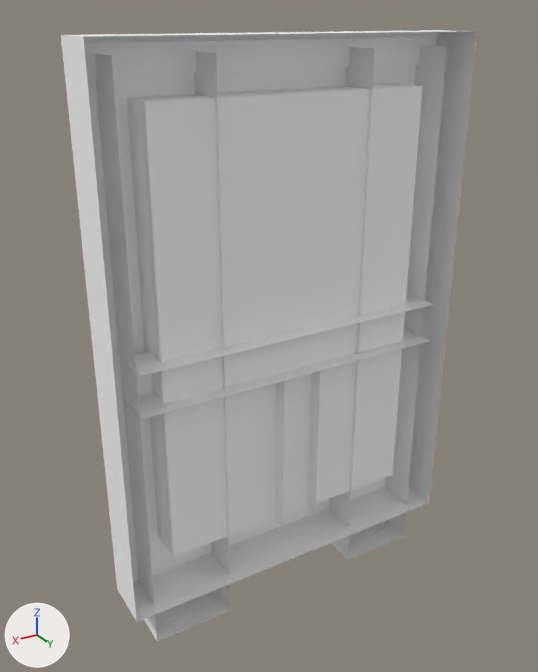
An edit to the glTF model assets/synty/simple_fantasy_interiors/models/SM_Env_Window_05.glb, drawn before and after from the same camera.
Camera for both pictures: a camera (50 mm lens) standing at (0.0159, 0.0238, 0.0237) and looking at (0.0005, -0.002, 0.0108). Every picture has the same lights, and +X, +Y and +Z are marked at lower left.

Script lines for the objects in view, before the commit:
```python
mat_lambert1 = principled_material('lambert1')
mat_lambert1.base_color = (1.0, 1.0, 1.0)  # white #ffffff
mat_lambert1.roughness = 0.553
me_mesh = bpy.data.meshes.new('Mesh')
me_mesh.from_pydata(...)  # 80 vertices, 98 faces; spans x -0.0082..0.0082, y -0.0032..0.0, z -0.0021..0.0231
me_mesh.materials.append(mat_lambert1)  # white #ffffff
ob_sm_env_window_05 = bpy.data.objects.new('SM_Env_Window_05', me_mesh)
ob_sm_env_window_05.location = (0.0, 0.0, 0.0)
```
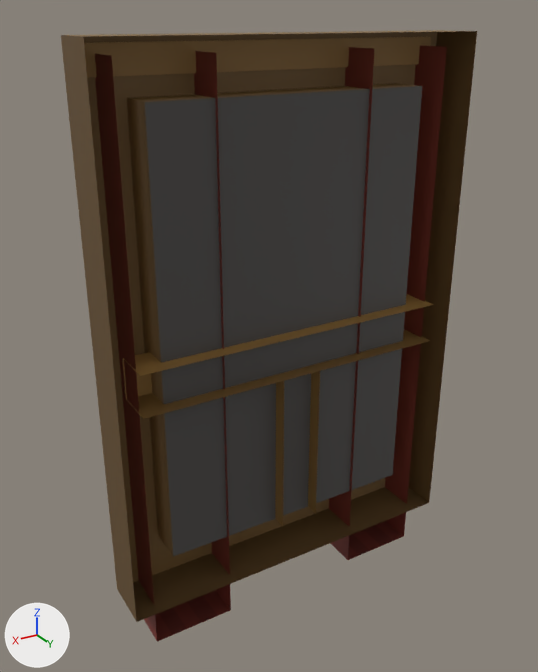
Changed parts and their boxes (x1, y1, x2, y2) in the pictures (538 x 672 px):
'SM_Env_Window_05', surface changed: (61, 30, 477, 642) in both

The change, as a list of edits to the scene's bpy script:
```text
Add img_simplefantasyinteriorstexture:
    img_simplefantasyinteriorstexture = load_image('SimpleFantasyInteriorsTexture', '_unpacked/SimpleFantasyInteriorsTexture', 1024, 1024, 'sRGB')
Change mat_lambert1:
    remove mat_lambert1.base_color = (1.0, 1.0, 1.0)  # white #ffffff
    add mat_lambert1.texture = img_simplefantasyinteriorstexture
```
